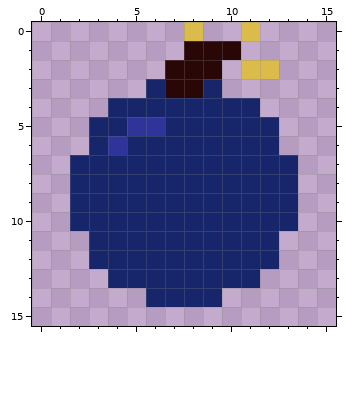
Pixel-art sprite: client/src/main/resources/bomb_blue.png. The picture above was drawn from the file before the commit.
The file is 16x16 pixels.
The result:
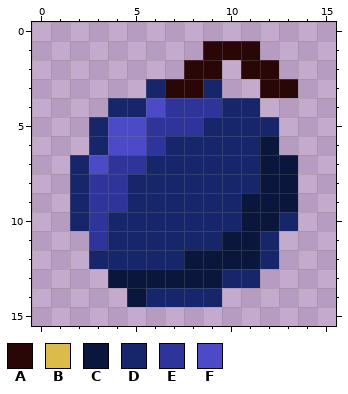
Palette (. is transparent): A #2a0707  B #dbbc4a  C #0a163b  D #17266b  E #2e349a  F #4d4ac7
Edits made:
{"y":0,"x":8,"old":"B","new":"."}
{"y":0,"x":11,"old":"B","new":"."}
{"y":1,"x":8,"old":"A","new":"."}
{"y":1,"x":11,"old":".","new":"A"}
{"y":2,"x":7,"old":"A","new":"."}
{"y":2,"x":11,"old":"BB","new":"AA"}
{"y":3,"x":12,"old":"..","new":"AA"}
{"y":4,"x":6,"old":"DDDD","new":"FEEE"}
{"y":5,"x":4,"old":"DE","new":"FF"}
{"y":5,"x":7,"old":"DD","new":"EE"}
{"y":6,"x":4,"old":"EDD","new":"FFE"}
{"y":6,"x":12,"old":"D","new":"C"}
{"y":7,"x":3,"old":"DDD","new":"FEE"}
{"y":7,"x":12,"old":"DD","new":"CC"}
{"y":8,"x":3,"old":"DD","new":"EE"}
{"y":8,"x":12,"old":"DD","new":"CC"}
{"y":9,"x":3,"old":"DD","new":"EE"}
{"y":9,"x":11,"old":"DDD","new":"CCC"}
{"y":10,"x":3,"old":"D","new":"E"}
{"y":10,"x":11,"old":"DD","new":"CC"}
{"y":11,"x":3,"old":"D","new":"E"}
{"y":11,"x":10,"old":"DD","new":"CC"}
{"y":12,"x":8,"old":"DDDD","new":"CCCC"}
{"y":13,"x":4,"old":"DDDDDD","new":"CCCCCC"}
{"y":14,"x":5,"old":".","new":"C"}
{"label":"changed","picture_box":[89,22,298,307]}
